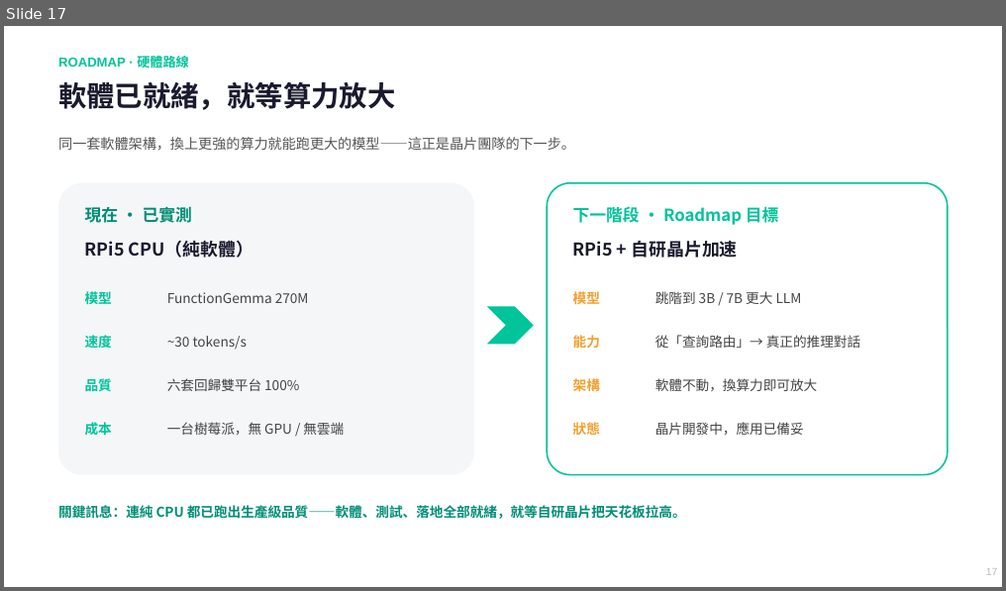
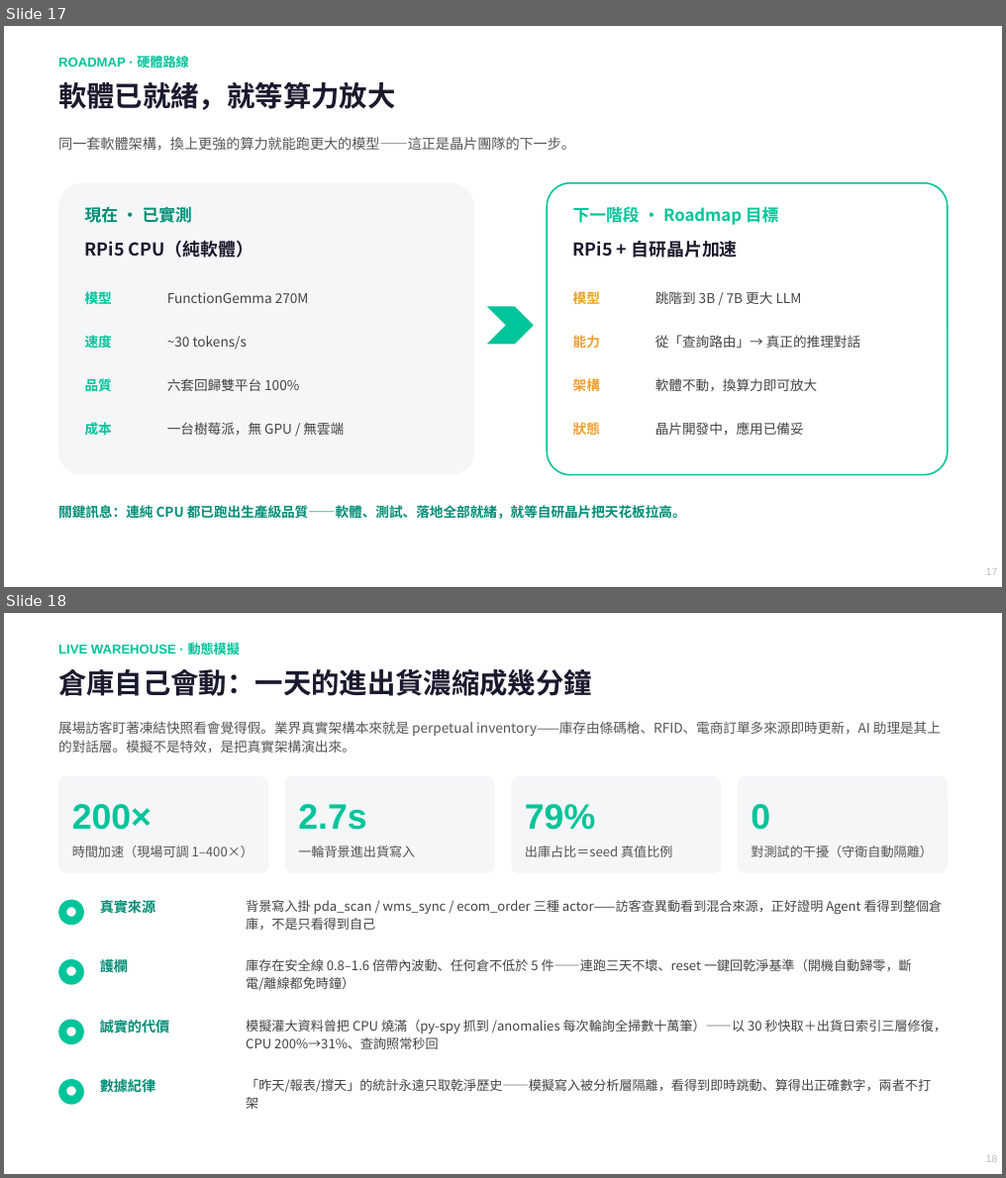
Before and after one commit to chunyen627-afk/warehouse-v2-agent, a slide deck: 倉管Agent_專案簡報.pptx. Shown one above the other, each under a label of ours: slide 17 before the commit, slides 17 and 18 after it. The pictures are 1006x591 and 1006x1178 pixels, drawn with LibreOffice and Linux fonts; fonts in the diff are those of the drawing. Boxes give left, top, right and bottom in pixels: in the first picture for what was removed or moved away, otherwise in the second. Text is boxed around its words. In the diff, an @@ line names an element or a change of style, - is before the commit and + after.

```diff
--- a/倉管Agent_專案簡報.pptx
+++ b/倉管Agent_專案簡報.pptx
@@ slide 18 added at [4, 613, 1002, 1174], background #FFFFFF @@
@@ text added at [58, 640, 240, 658], 12.5 pt, text #00C49A, bold @@
+LIVE WAREHOUSE · 動態模擬
@@ text added at [58, 668, 592, 696], 27 pt, text #1A1A2E, bold @@
+倉庫自己會動：一天的進出貨濃縮成幾分鐘
@@ text added at [58, 721, 941, 753], 13 pt, text #555555 @@
+展場訪客盯著凍結快照看會覺得假。業界真實架構本來就是 perpetual inventory——庫存由條碼槍、RFID、電商訂單多來源即時更新，AI 助理是其上的對話層。模擬不是特效，是把真實架構演出來。
@@ rounded rectangle added at [58, 776, 268, 873], fill #F4F6F8 @@
@@ rounded rectangle added at [285, 776, 494, 873], fill #F4F6F8 @@
@@ rounded rectangle added at [512, 776, 721, 873], fill #F4F6F8 @@
@@ rounded rectangle added at [738, 776, 947, 873], fill #F4F6F8 @@
@@ text added at [72, 804, 152, 830], 34 pt, text #00C49A, bold @@
+200×
@@ text added at [298, 804, 366, 830], 34 pt, text #00C49A, bold @@
+2.7s
@@ text added at [525, 804, 595, 830], 34 pt, text #00C49A, bold @@
+79%
@@ text added at [750, 804, 770, 830], 34 pt, text #00C49A, bold @@
+0
@@ text added at [72, 846, 253, 858], 12.5 pt, text #555555 @@
+時間加速（現場可調 1–400×）
@@ text added at [298, 846, 415, 858], 12.5 pt, text #555555 @@
+一輪背景進出貨寫入
@@ text added at [525, 846, 672, 858], 12.5 pt, text #555555 @@
+出庫占比＝seed 真值比例
@@ text added at [750, 846, 933, 858], 12.5 pt, text #555555 @@
+對測試的干擾（守衛自動隔離）
@@ ellipse added at [58, 900, 84, 925], fill #00C49A @@
@@ text added at [58, 898, 84, 924], 10 pt, text #FFFFFF, bold @@
+●
@@ text added at [100, 898, 155, 917], 13.5 pt, text #008E76, bold @@
+真實來源
@@ text added at [246, 900, 943, 930], 12.5 pt, text #444444 @@
+背景寫入掛 pda_scan / wms_sync / ecom_order 三種 actor——訪客查異動看到混合來源，正好證明 Agent 看得到整個倉庫，不是只看得到自己
@@ ellipse added at [58, 959, 84, 985], fill #00C49A @@
@@ text added at [58, 959, 84, 984], 10 pt, text #FFFFFF, bold @@
+●
@@ text added at [100, 958, 128, 976], 13.5 pt, text #008E76, bold @@
+護欄
@@ text added at [246, 959, 912, 990], 12.5 pt, text #444444 @@
+庫存在安全線 0.8–1.6 倍帶內波動、任何倉不低於 5 件——連跑三天不壞、reset 一鍵回乾淨基準（開機自動歸零，斷電/離線都免時鐘）
@@ ellipse added at [58, 1020, 84, 1045], fill #00C49A @@
@@ text added at [58, 1019, 84, 1045], 10 pt, text #FFFFFF, bold @@
+●
@@ text added at [100, 1020, 170, 1033], 13.5 pt, text #008E76, bold @@
+誠實的代價
@@ text added at [246, 1020, 947, 1050], 12.5 pt, text #444444 @@
+模擬灌大資料曾把 CPU 燒滿（py-spy 抓到 /anomalies 每次輪詢全掃數十萬筆）——以 30 秒快取＋出貨日索引三層修復，CPU 200%→31%、查詢照常秒回
@@ ellipse added at [58, 1079, 84, 1105], fill #00C49A @@
@@ text added at [58, 1078, 84, 1103], 10 pt, text #FFFFFF, bold @@
+●
@@ text added at [100, 1077, 155, 1096], 13.5 pt, text #008E76, bold @@
+數據紀律
@@ text added at [246, 1079, 931, 1109], 12.5 pt, text #444444 @@
+「昨天/報表/撐天」的統計永遠只取乾淨歷史——模擬寫入被分析層隔離，看得到即時跳動、算得出正確數字，兩者不打架
@@ text added at [986, 1156, 998, 1162], 10 pt, text #BBBBBB @@
+18
```
Also in this commit, not shown: 16 slides changed, 1 other slide added, 1 other file.
